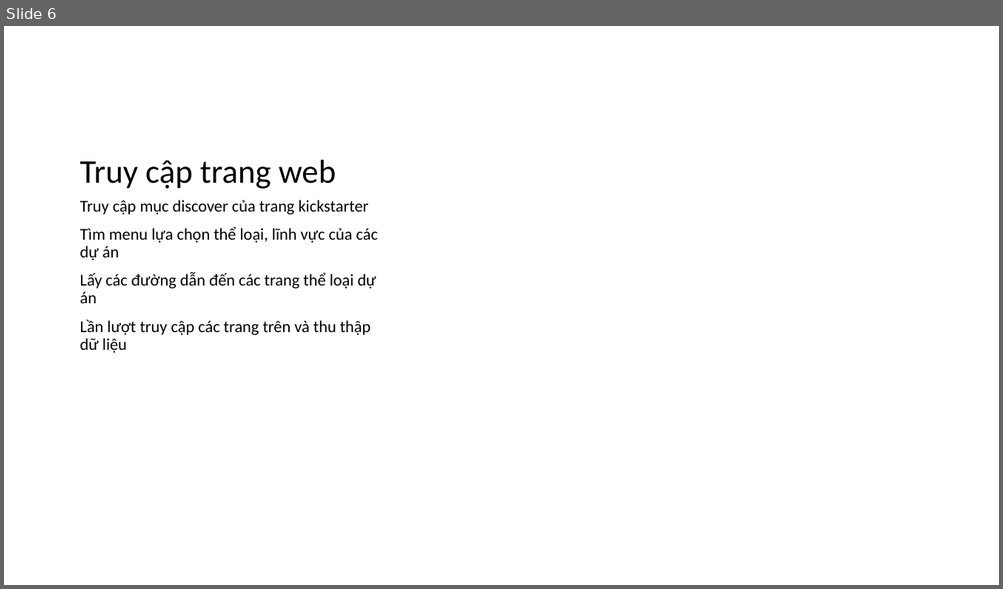
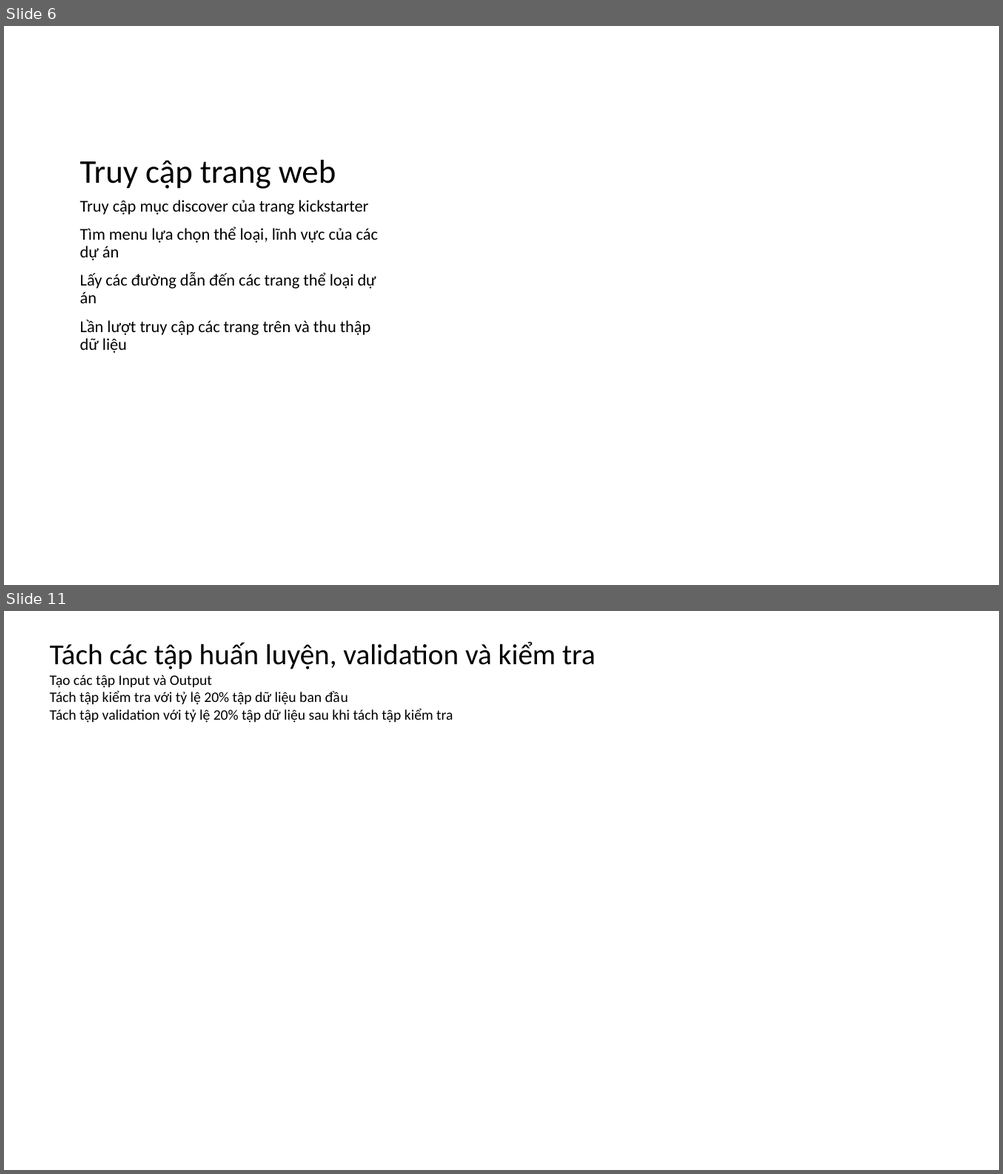
Before and after one commit to XQuyTran/DataScience_Project_HCMUS, a slide deck: presentation/report.pptx. Shown one above the other, each under a label of ours: slide 6 before the commit, slides 6 and 11 after it; the slides between them are not shown. The pictures are 1003x589 and 1003x1174 pixels, drawn with LibreOffice and Linux fonts; fonts in the diff are those of the drawing. Boxes give left, top, right and bottom in pixels: in the first picture for what was removed or moved away, otherwise in the second. Text is boxed around its words. In the diff, an @@ line names an element or a change of style, - is before the commit and + after.

```diff
--- a/presentation/report.pptx
+++ b/presentation/report.pptx
@@ slide 11 added at [4, 611, 999, 1170], background #FFFFFF @@
@@ text added at [50, 641, 595, 723], 14 pt, text #000000 @@
+Tách các tập huấn luyện, validation và kiểm tra
+Tạo các tập Input và Output
+Tách tập kiểm tra với tỷ lệ 20% tập dữ liệu ban đầu
+Tách tập validation với tỷ lệ 20% tập dữ liệu sau khi tách tập kiểm tra
```
Also in this commit, not shown: 1 slide changed, 5 other slides added.
